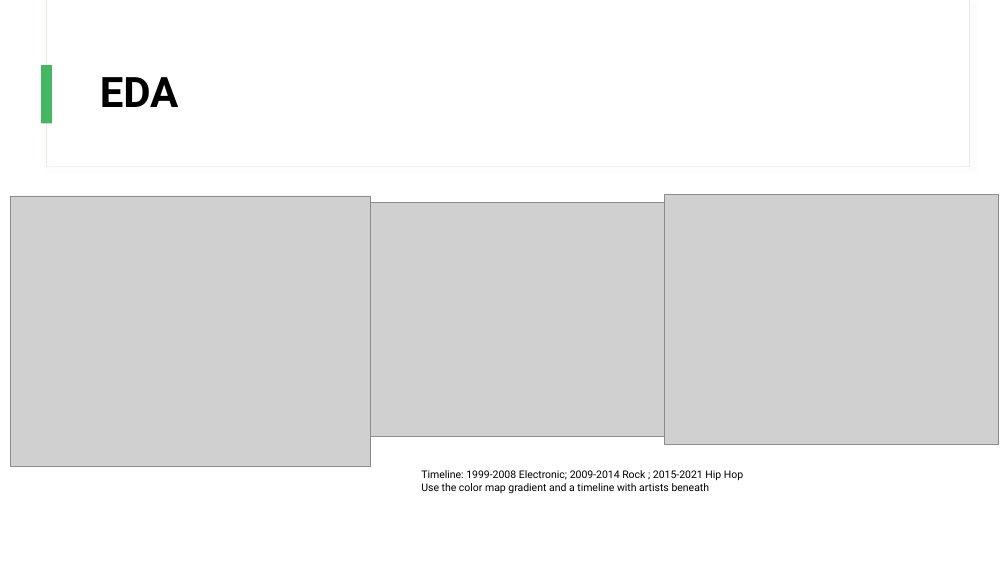
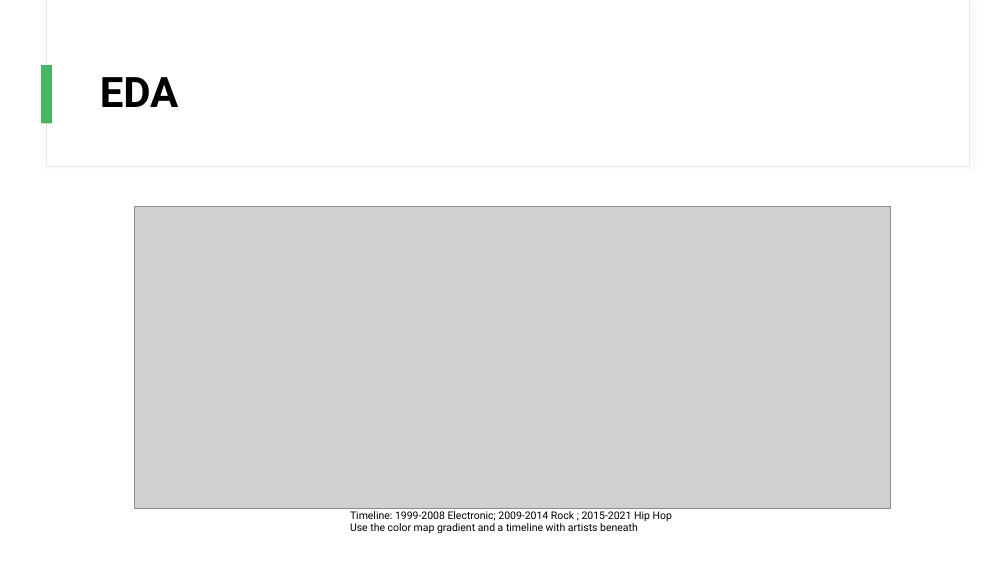
Before and after one commit to chan-chris/Metis_proj5, a slide deck: slide 6 of presentations/jazz_recs.pptx. Drawn at 1008x567 pixels with LibreOffice and Linux fonts; fonts in the diff are those of the drawing; grey boxes stand for pictures. Boxes give left, top, right and bottom in pixels: in the first picture for what was removed or moved away, otherwise in the second. Text is boxed around its words. In the diff, an @@ line names an element or a change of style, - is before the commit and + after.

```diff
--- a/presentations/jazz_recs.pptx
+++ b/presentations/jazz_recs.pptx
@@ picture removed at bbox=[10, 196, 371, 467] @@
@@ picture added at bbox=[135, 206, 891, 509] @@
@@ picture removed at bbox=[371, 203, 682, 436] @@
@@ picture removed at bbox=[665, 194, 999, 445] @@
@@ text "Timeline: 1999-2008 Electronic; 2009-2014 Rock ...": place and size @@
-text "Timeline: 1999-2008 Electronic; 2009-2014 Rock ..." at bbox=[421, 470, 743, 493]
+text "Timeline: 1999-2008 Electronic; 2009-2014 Rock ..." at bbox=[350, 511, 672, 533]
```
Also in this commit, not shown: 5 other slides changed, 3 slides added, 1 slide removed, 3 other files.
